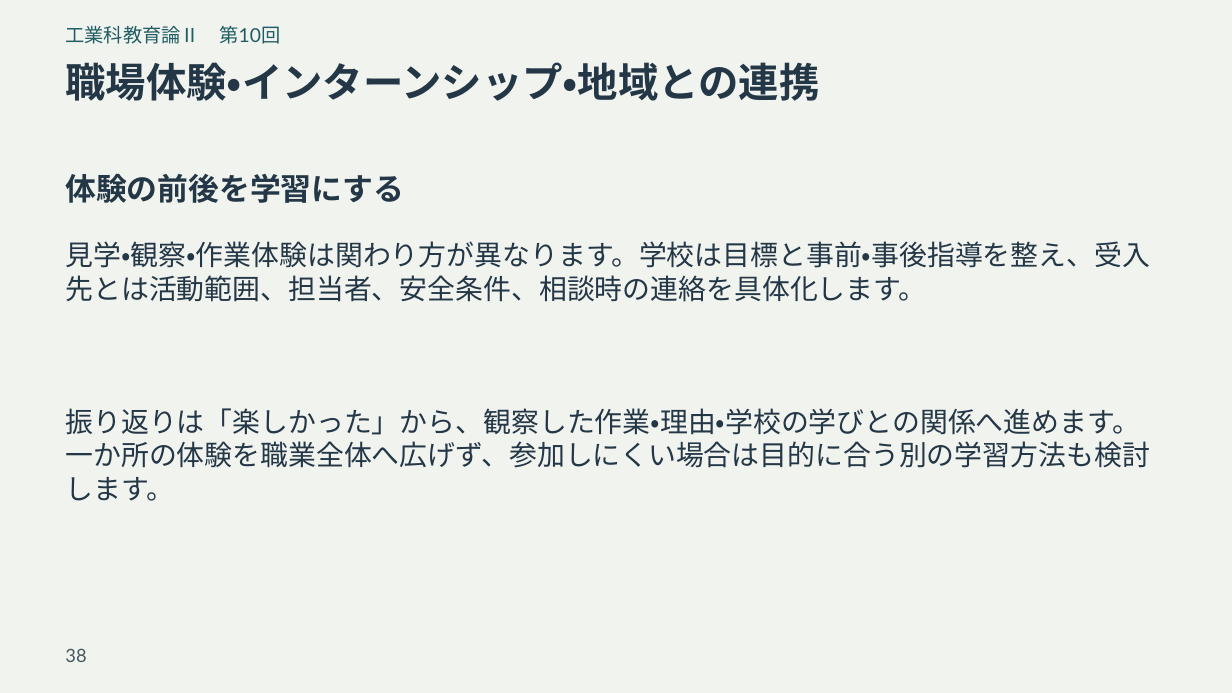
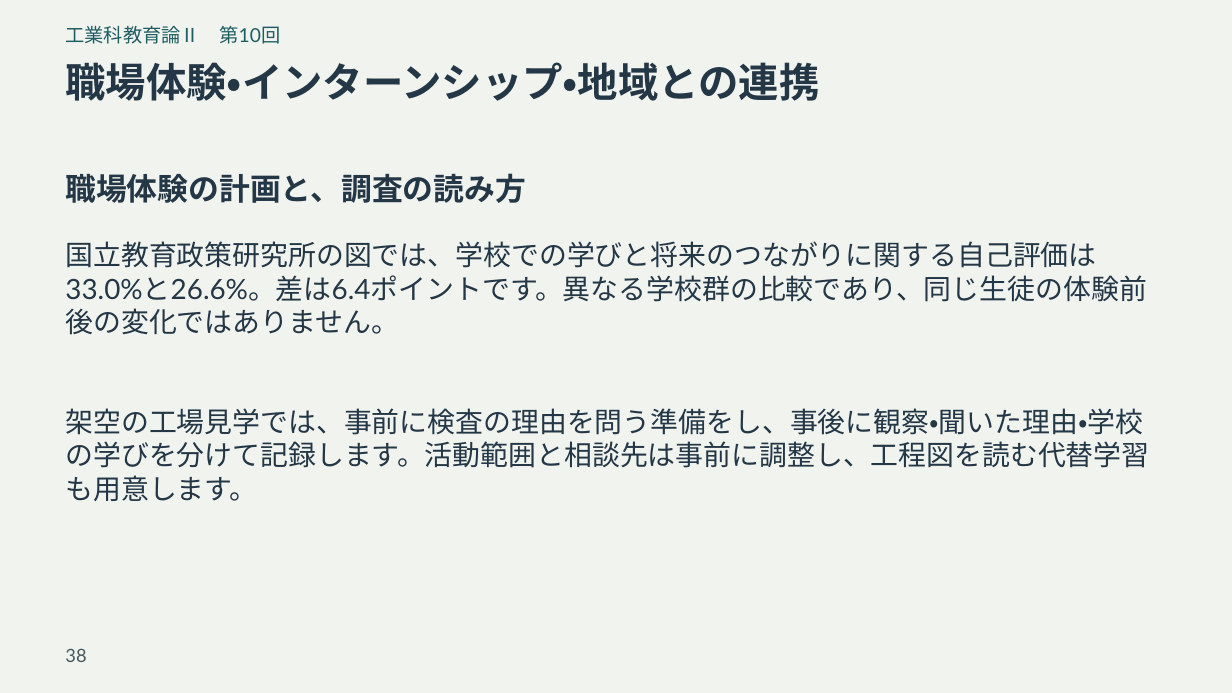
Before and after one commit to zooc-14calbp/industrial-education-ii, a slide deck: slide 38 of reorganized/20261105/expanded/slides.pptx. Drawn at 1232x693 pixels with LibreOffice and Linux fonts; fonts in the diff are those of the drawing. Boxes give left, top, right and bottom in pixels: in the first picture for what was removed or moved away, otherwise in the second. Text is boxed around its words. In the diff, an @@ line names an element or a change of style, - is before the commit and + after.

```diff
--- a/reorganized/20261105/expanded/slides.pptx
+++ b/reorganized/20261105/expanded/slides.pptx
@@ text at (65, 173, 526, 203): text changed @@
-体験の前後を学習にする
+職場体験の計画と、調査の読み方
@@ text at (65, 241, 1146, 335): text changed @@
-見学・観察・作業体験は関わり方が異なります。学校は目標と事前・事後指導を整え、受入先とは活動範囲、担当者、安全条件、相談時の連絡を具体化します。
+国立教育政策研究所の図では、学校での学びと将来のつながりに関する自己評価は33.0%と26.6%。差は6.4ポイントです。異なる学校群の比較であり、同じ生徒の体験前後の変化ではありません。
@@ text at (65, 408, 1149, 501): text changed @@
-振り返りは「楽しかった」から、観察した作業・理由・学校の学びとの関係へ進めます。一か所の体験を職業全体へ広げず、参加しにくい場合は目的に合う別の学習方法も検討します。
+架空の工場見学では、事前に検査の理由を問う準備をし、事後に観察・聞いた理由・学校の学びを分けて記録します。活動範囲と相談先は事前に調整し、工程図を読む代替学習も用意します。
```
Also in this commit, not shown: 3 other slides changed, 11 other files.
